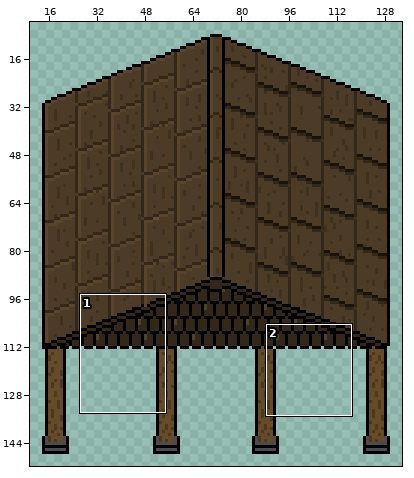
Two versions of one sprite sheet, sprites/spr_house_beetraCity_stables/layers/ccc37f6d-2e96-450e-92dd-ab429cf8b8f1/f603f7d9-5895-4ed1-a5c4-5783311423d2.png. Above: a wide view before the commit, with the close-up outlined.
Close-up. Before the edit:
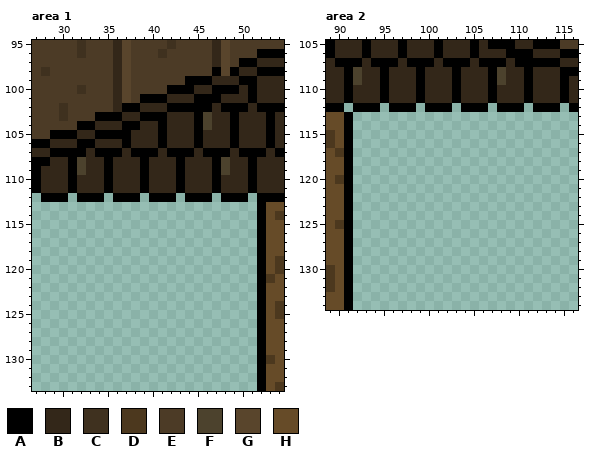
The file is 144x160 pixels. Colours within 5 levels of each other are drawn and written as one. Shown: area 1: x 27..54, y 95..133; area 2: x 89..116, y 105..134. The wide view leaves out empty margins.
Palette (. is transparent): A #000000  B #332719  C #3f311f  D #4c381e  E #4c3b26  F #4c422d  G #59452c  H #664b28
Pixels before, area 1, first column x 27:
 95 EEEEECEEEBGEEEECEEEEBGEEEEEE
 96 EEEEECEEEBGEEECEEEEEBGEEEAAA
 97 EEEEEEEEEBGEEEEEEEEEBGEAABBB
 98 ECEEEEEEEBGEEEEEEEEEAGABBAAA
 99 EEEEEEEEEBGEEEEEEAAABBBAABBB
100 EEEEECEEEBGEEEEAAABBAAABABBB
101 EEEEEEEEEBGEAAABBBAAABBBABBB
102 EEECEEEEEBAABBBAAAAABAAABAAA
103 EEECEEEAAABBAAABBBAFBBABBBAB
104 EEEEEAABBBAABBABBBAFBBABBBAB
105 EEAAABBAAAABBBABBBABBBABBBAB
106 AABBBAABBBABBBABBBABBBABBBAB
107 BBAAAABAAABAAABAAABAAABAAABA
108 AABBAFBBABBBABBBABBBAFBBABBB
109 ABBBAFBBABBBABBBABBBAFBBABBB
110 ABBBABBBABBBABBBABBBABBBABBB
111 ABBBABBBABBBABBBABBBABBBABBB
112 .AAA.AAA.AAA.AAA.AAA.AAA.AAA
113 .........................AHH
114 .........................AHD
115 .........................AHH
116 .........................AHH
117 .........................AHH
118 .........................AHH
119 .........................AHD
120 .........................AHD
121 .........................ADH
122 .........................AHH
123 .........................AHH
124 .........................AHD
125 .........................AHD
126 .........................AHH
127 .........................AHH
128 .........................AHH
129 .........................AHH
130 .........................ADH
131 .........................AHH
132 .........................AHH
133 .........................AHD
Pixels before, area 2, first column x 89:
105 ABBBABBBABBBABBBABAAABBAAAEE
106 ABBBABBBABBBABBBABBBAAABBBAA
107 BAAABAAABAAABAAABAAABAAAAABB
108 BBAFBBABBBABBBABBBAFBBABBBAA
109 BBAFBBABBBABBBABBBAFBBABBBAB
110 BBABBBABBBABBBABBBABBBABBBAB
111 BBABBBABBBABBBABBBABBBABBBAB
112 AA.AAA.AAA.AAA.AAA.AAA.AAA.A
113 HHA.........................
114 HHA.........................
115 DHA.........................
116 DHA.........................
117 HDA.........................
118 HHA.........................
119 HHA.........................
120 HDA.........................
121 HHA.........................
122 HHA.........................
123 HHA.........................
124 HHA.........................
125 HDA.........................
126 HHA.........................
127 HHA.........................
128 HHA.........................
129 HHA.........................
130 DHA.........................
131 DHA.........................
132 DHA.........................
133 HHA.........................
134 HHA.........................
New version:
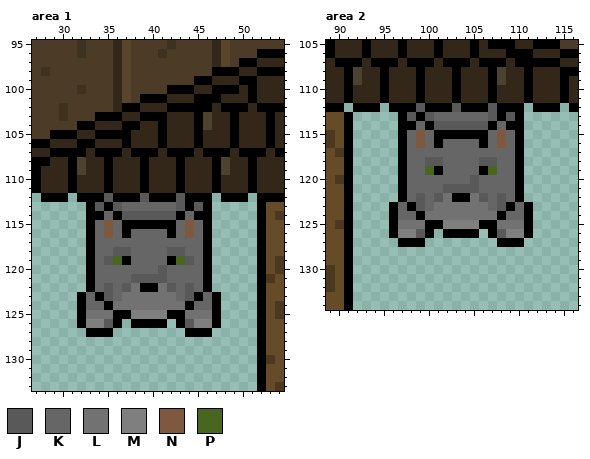
Colours new in this view: J #595959  K #666666  L #727272  M #7f7f7f  N #7f593f  P #486620
The exact change:
{"where": "area 1"}
{"y":98,"x":48,"old":"G","new":"A"}
{"y":99,"x":44,"old":"A","new":"E"}
{"y":112,"x":35,"old":".","new":"J"}
{"y":112,"x":39,"old":".","new":"J"}
{"y":112,"x":43,"old":".","new":"J"}
{"y":113,"x":33,"old":"..............","new":"AJAJKKKKKKJAJA"}
{"y":114,"x":33,"old":"..............","new":"AAKAJJJJJJAKAA"}
{"y":115,"x":33,"old":"..............","new":"AKNKAAAAAAKNKA"}
{"y":116,"x":33,"old":"..............","new":"AKNKAKKKKAKNKA"}
{"y":117,"x":33,"old":"..............","new":"AKKKKKKKKKKKKA"}
{"y":118,"x":33,"old":"..............","new":"AKKJJKKKKJJKKA"}
{"y":119,"x":33,"old":"..............","new":"AKJPAKKKKAPJKA"}
{"y":120,"x":33,"old":"..............","new":"AKKKKKKKJKKKKA"}
{"y":121,"x":33,"old":"..............","new":"AKKKKJJJJKKKKA"}
{"y":122,"x":33,"old":"..............","new":"AKJKJLAALJKJKA"}
{"y":123,"x":32,"old":"................","new":"AKAJKLLLLLLKJAKA"}
{"y":124,"x":32,"old":"................","new":"AKKALLLLLLLLAKKA"}
{"y":125,"x":32,"old":"................","new":"ALLLAAMMMMAALLLA"}
{"y":126,"x":32,"old":".....","new":"AMMJA"}
{"y":126,"x":38,"old":"....","new":"AAAA"}
{"y":126,"x":43,"old":".....","new":"AJMMA"}
{"y":127,"x":33,"old":"...","new":"AAA"}
{"y":127,"x":44,"old":"...","new":"AAA"}
{"where": "area 2"}
{"y":112,"x":99,"old":".","new":"J"}
{"y":112,"x":103,"old":".","new":"J"}
{"y":112,"x":107,"old":".","new":"J"}
{"y":113,"x":97,"old":"..............","new":"AJAJKKKKKKJAJA"}
{"y":114,"x":97,"old":"..............","new":"AAKAJJJJJJAKAA"}
{"y":115,"x":97,"old":"..............","new":"AKNKAAAAAAKNKA"}
{"y":116,"x":97,"old":"..............","new":"AKNKAKKKKAKNKA"}
{"y":117,"x":97,"old":"..............","new":"AKKKKKKKKKKKKA"}
{"y":118,"x":97,"old":"..............","new":"AKKJJKKKKJJKKA"}
{"y":119,"x":97,"old":"..............","new":"AKKPAKKKKAPKKA"}
{"y":120,"x":97,"old":"..............","new":"AKKKKKKKJKKKKA"}
{"y":121,"x":97,"old":"..............","new":"AKKKKJJJJKKKKA"}
{"y":122,"x":97,"old":"..............","new":"AKJKJLAALJKJKA"}
{"y":123,"x":96,"old":"................","new":"AKAJKLLLLLLKJAKA"}
{"y":124,"x":96,"old":"................","new":"AKKALLLLLLLLAKKA"}
{"y":125,"x":96,"old":"................","new":"ALLLAAMMMMAALLLA"}
{"y":126,"x":96,"old":".....","new":"AMMJA"}
{"y":126,"x":102,"old":"....","new":"AAAA"}
{"y":126,"x":107,"old":".....","new":"AJMMA"}
{"y":127,"x":97,"old":"...","new":"AAA"}
{"y":127,"x":108,"old":"...","new":"AAA"}
